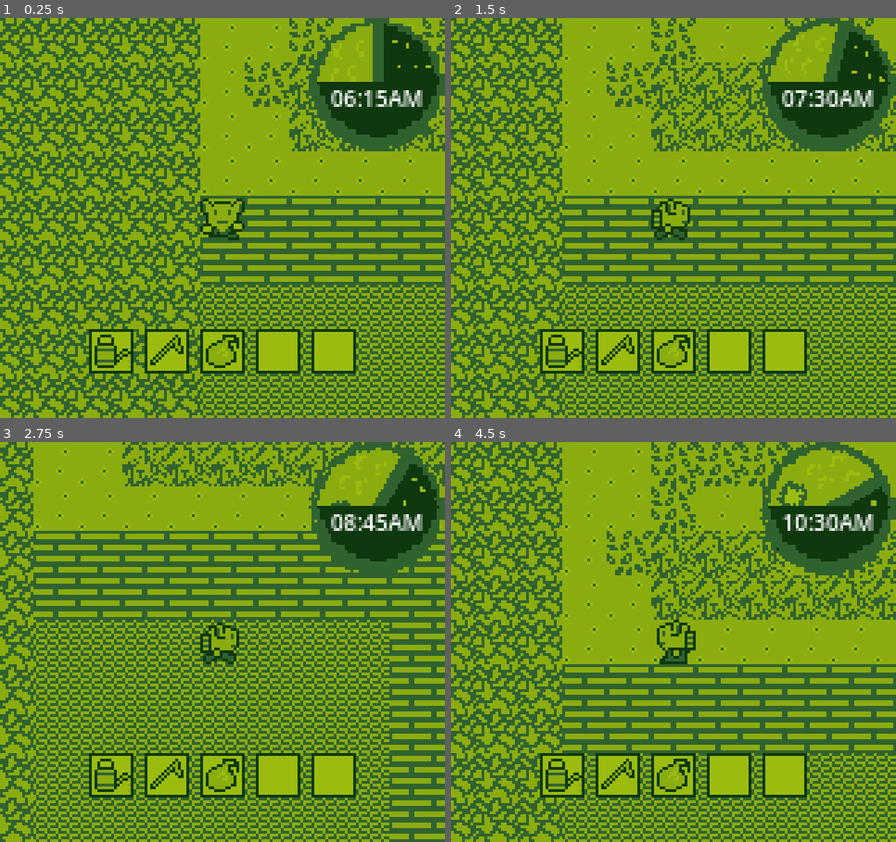
Above: before the commit, frames 1-4 (two rows, left to right).
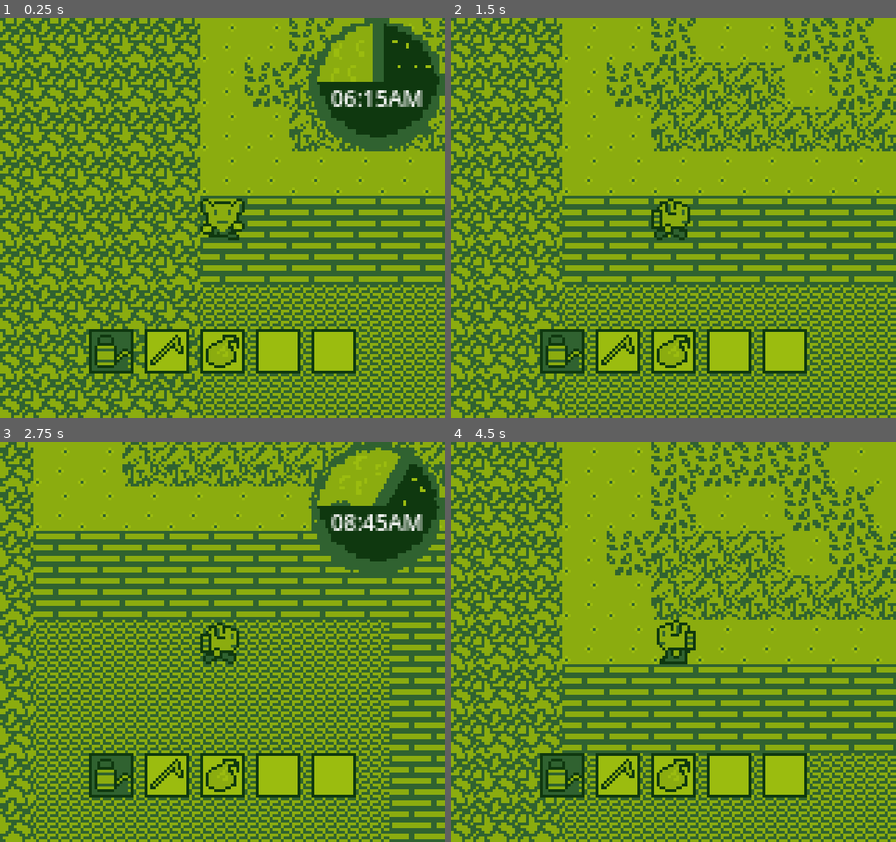
Above: after the commit, the same moments.

Repository: Seanmus/GoblinGrove
Game: Godot game, scene res://Worlds/test_world.tscn
Same seed, same stepped clock (60 frames per second), same inputs: the game is played once before the commit and once after it.
Inputs (mouse positions are in pixels of both pictures, inside the frame that each line leads up to):
- Up to frame 1 (0.25 s): no input
- Up to frame 2 (1.5 s): move the mouse to (771, 198) at 0.52 s; hold D (Right) 0.53-1.28 s; tap P (Plant) at 0.6 s; tap I (start, bound only after the commit) at 0.8, 1.35 s; move the mouse to (584, 238) at 1.27 s; hold S (Down) from 1.28 s (still down)
- Up to frame 3 (2.75 s): tap P (Plant) at 1.55, 2.1 s; move the mouse to (267, 554) at 2.02 s; release S (Down) at 2.03 s; hold D (Right) from 2.03 s (still down); tap I (start, bound only after the commit) at 2.3 s
- Up to frame 4 (4.5 s): move the mouse to (651, 722) at 2.77 s; release D (Right) at 2.78 s; hold W (Up) 2.78-3.53 s; click (651, 722) at 2.85 s; tap P (Plant) at 3.05, 4.35 s; move the mouse to (807, 702) at 3.52 s; hold A (Left) from 3.53 s (still down); tap I (start, bound only after the commit) at 3.6 s; move the mouse to (540, 582) at 4.27 s

The runs differ from the first frame. In frame 1, 0.5% of the frame differs, in the area x 20-30%, y 78-89%; in frame 2, 6.1%, in the area x 20-100%, y 0-89%; in frame 3, 0.5%; in frame 4, 6.1%.

Commit message:
Plant growth system is now working

Diff:
--- a/Player/goblin_farmer.gd
+++ b/Player/goblin_farmer.gd
@@ -36,7 +36,8 @@
 			$AnimationTree.set("parameters/4/blend_position", last_input)
 			if (tileType == Vector2i(0,2) || tileType == Vector2i(1,2)) and Input.is_action_just_pressed("Plant"):
 				print("planting")
-				soilLayer._Plant(1, Vector2(global_position.x + last_input.x * 16, global_position.y + last_input.y * 16), 1, tile_pos)
+				if soilLayer._CanPlantTile(tile_pos):
+					soilLayer._Plant(1, Vector2(global_position.x + last_input.x * 16, global_position.y + last_input.y * 16), 1, tile_pos)
 
 func _move(input_dir):
 	ray.target_position = input_dir * tile_size
--- a/Player/goblin_farmer.tscn
+++ b/Player/goblin_farmer.tscn
@@ -2,7 +2,9 @@
 
 [ext_resource type="Script" uid="uid://b15w321i0q1q5" path="res://Player/goblin_farmer.gd" id="1_lsnek"]
 [ext_resource type="Texture2D" uid="uid://4f4x2irl1gex" path="res://Sprites/GoblinBase-Sheet.png" id="1_wmk15"]
+[ext_resource type="Texture2D" uid="uid://dt4jv8rexkem1" path="res://Sprites/UI/UIPanelHighLight.png" id="3_8n7w7"]
 [ext_resource type="Texture2D" uid="uid://kankf1f4y8d3" path="res://Sprites/UI/UIPanel.png" id="3_cbpdx"]
+[ext_resource type="Script" uid="uid://dk6qkttod1a20" path="res://Player/ui.gd" id="3_xcj76"]
 [ext_resource type="Texture2D" uid="uid://c7nxarwv5hpp0" path="res://Sprites/UI/vinegar_can.png" id="4_t4f7b"]
 [ext_resource type="Texture2D" uid="uid://gmumn8lhb4vk" path="res://Sprites/UI/hoe.png" id="5_spry5"]
 [ext_resource type="Texture2D" uid="uid://yr32xn24xadi" path="res://Sprites/UI/Onion.png" id="6_353ia"]
@@ -246,20 +248,24 @@
 
 [node name="Timer" type="Timer" parent="." unique_id=1468372942]
 
-[node name="UI" type="Control" parent="." unique_id=1540114707]
+[node name="UI" type="Control" parent="." unique_id=1540114707 node_paths=PackedStringArray("indicator", "indicatorBack")]
 layout_mode = 3
 anchors_preset = 0
 offset_left = -80.0
 offset_top = -72.0
 offset_right = 80.0
 offset_bottom = 72.0
+script = ExtResource("3_xcj76")
+indicator = NodePath("Indicator")
+indicatorBack = NodePath("Indicator2")
 
 [node name="ItemBar" type="HBoxContainer" parent="UI" unique_id=590021419]
 layout_mode = 1
 anchors_preset = -1
 anchor_top = 0.7777778
-anchor_right = 1.0
+anchor_right = 0.65
 anchor_bottom = 0.8680556
+offset_right = 56.0
 offset_bottom = 3.0
 grow_horizontal = 2
 grow_vertical = 2
@@ -269,7 +275,7 @@
 [node name="ItemBox" type="TextureRect" parent="UI/ItemBar" unique_id=955241939]
 texture_filter = 1
 layout_mode = 2
-texture = ExtResource("3_cbpdx")
+texture = ExtResource("3_8n7w7")
 expand_mode = 3
 
 [node name="TextureRect" type="TextureRect" parent="UI/ItemBar/ItemBox" unique_id=509817778]
--- /dev/null
+++ b/Player/ui.gd
@@ -0,0 +1,16 @@
+extends Control
+
+var inventoryOpen = false
+@export var indicator : Control
+@export var indicatorBack : Control
+
+# Called every frame. 'delta' is the elapsed time since the previous frame.
+func _process(delta: float) -> void:
+	if Input.is_action_just_pressed("start"):
+		if inventoryOpen:
+			indicator.visible = false
+			indicatorBack.visible = false
+		else:
+			indicator.visible = true
+			indicatorBack.visible = true
+		inventoryOpen = !inventoryOpen
--- a/Worlds/FarmTiles.gd
+++ b/Worlds/FarmTiles.gd
@@ -33,17 +33,24 @@
 	set_cell(tile_pos, 0, Vector2(1,2))
 	FarmController.farmland[tile_pos].watered = true
 
+func _CanPlantTile(farm_pos):
+	var farmland = FarmController.farmland[farm_pos]
+	if farmland.plant == 0:
+		print("can plant")
+		return true
+	else:
+		print("no plant allowed")
+		return false
+
 func _Plant(plantType, tile_pos, stage, farm_pos):
 	var farmland = FarmController.farmland[farm_pos]
-	if farmland.plant == 0:
-		farmland.plant = plantType
-		farmland.stage = stage
-		print("adding onion")
-		var newOnion = onion.instantiate()
-		plantParent.add_child(newOnion)
-		newOnion.position = tile_pos
-		newOnion._set_stage(stage)
-
+	farmland.plant = plantType
+	farmland.stage = stage
+	print("adding onion")
+	var newOnion = onion.instantiate()
+	plantParent.add_child(newOnion)
+	newOnion.position = tile_pos
+	newOnion._set_stage(stage)
 
 func _NewDay():
 	_DeleteAllPlants()
--- a/project.godot
+++ b/project.godot
@@ -72,6 +72,12 @@
 "events": [Object(InputEventKey,"resource_local_to_scene":false,"resource_name":"","device":-1,"window_id":0,"alt_press …(192 unchanged characters)…
 ]
 }
+start={
+"deadzone": 0.2,
+"events": [Object(InputEventKey,"resource_local_to_scene":false,"resource_name":"","device":-1,"window_id":0,"alt_pressed":false,"shift_pressed":false,"ctrl_pressed":false,"meta_pressed":false,"pressed":false,"keycode":0,"physical_keycode":73,"key_label":0,"unicode":105,"location":0,"echo":false,"script":null)
+, Object(InputEventKey,"resource_local_to_scene":false,"resource_name":"","device":-1,"window_id":0,"alt_pressed":false,"shift_pressed":false,"ctrl_pressed":false,"meta_pressed":false,"pressed":false,"keycode":0,"physical_keycode":4194309,"key_label":0,"unicode":0,"location":0,"echo":false,"script":null)
+]
+}
 
 [physics]
 
Not shown, added: Player/ui.gd.uid
Binary file added: Sprites/UI/UIPanelHighLight.png
Not shown, added: Sprites/UI/UIPanelHighLight.png.import
Binary file added: Sprites/UIPanelHighLight.aseprite
